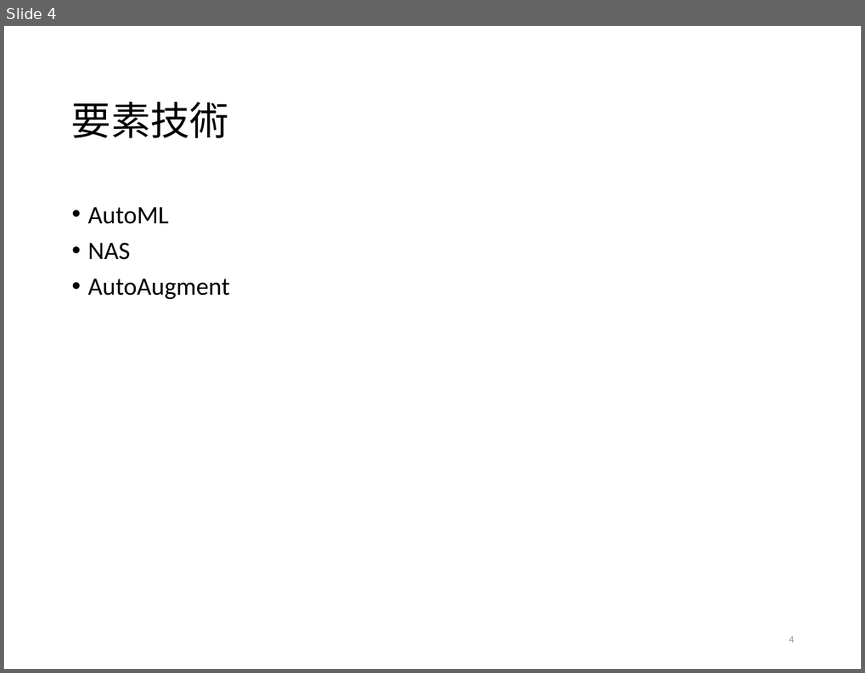
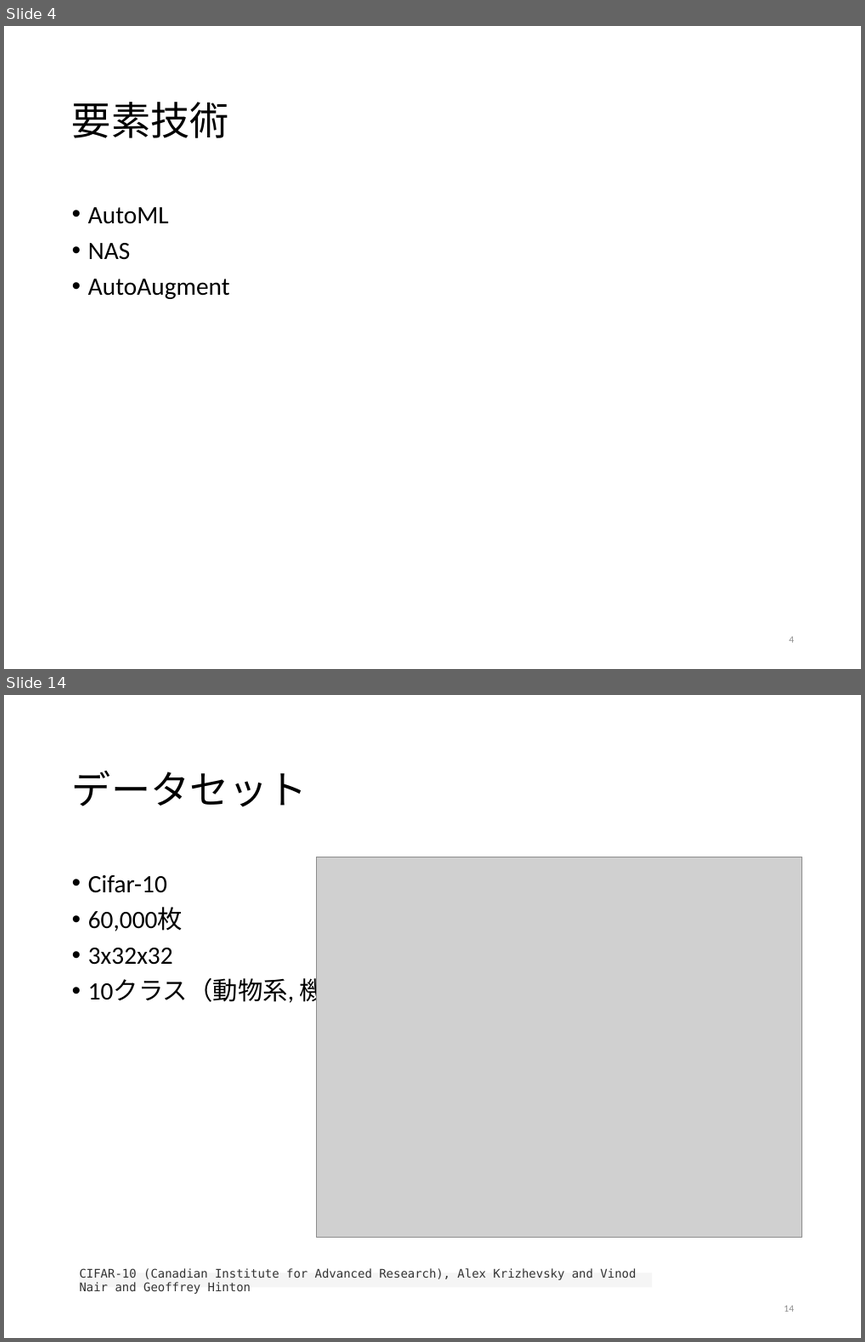
Before and after one commit to tatsuya-sugiyama/WeeklyReport, a slide deck: report/2020前期/2020sugiyama.pptx. Shown one above the other, each under a label of ours: slide 4 before the commit, slides 4 and 14 after it; the slides between them are not shown. The pictures are 865x673 and 865x1342 pixels, drawn with LibreOffice and Linux fonts; fonts in the diff are those of the drawing; grey boxes stand for pictures. Boxes give left, top, right and bottom in pixels: in the first picture for what was removed or moved away, otherwise in the second. Text is boxed around its words. In the diff, an @@ line names an element or a change of style, - is before the commit and + after.

```diff
--- a/report/2020前期/2020sugiyama.pptx
+++ b/report/2020前期/2020sugiyama.pptx
@@ slide 14 added at [4, 695, 861, 1338], background #FFFFFF @@
@@ title added at [72, 771, 307, 807], 33 pt, text #000000 @@
+データセット
@@ picture added at [317, 857, 801, 1236] @@
@@ text added at [88, 875, 400, 1007], 21 pt, text #000000 @@
+• Cifar-10
+• 60,000枚
+• 3x32x32
+• 10クラス（動物系, 機械系）
@@ rectangle added at [80, 1272, 652, 1287], fill #F5F5F5, 10 pt, text #333333 @@
+CIFAR-10 (Canadian Institute for Advanced Research), Alex Krizhevsky and Vinod Nair and Geoffrey Hinton
@@ page number added at [783, 1305, 794, 1311], 8.2 pt, text #8C8C8C @@
+14
```
Also in this commit, not shown: 5 slides changed, 13 other slides added, 2 slides removed.
